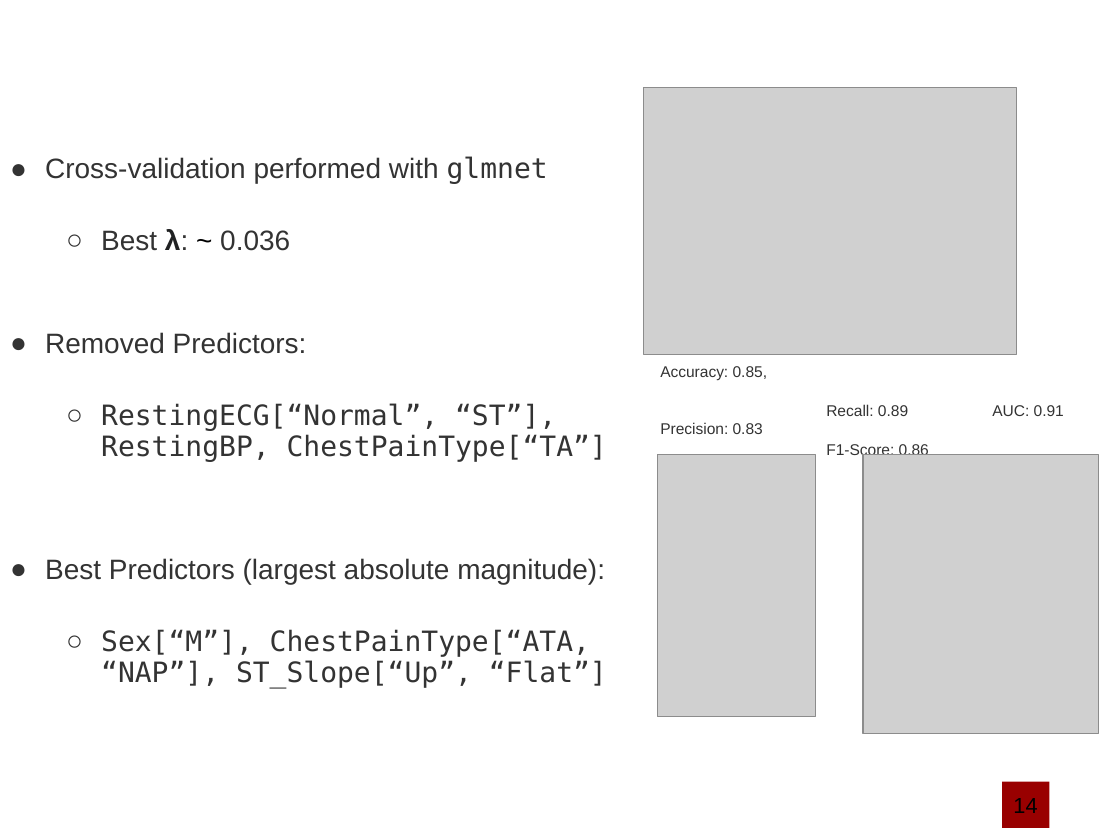
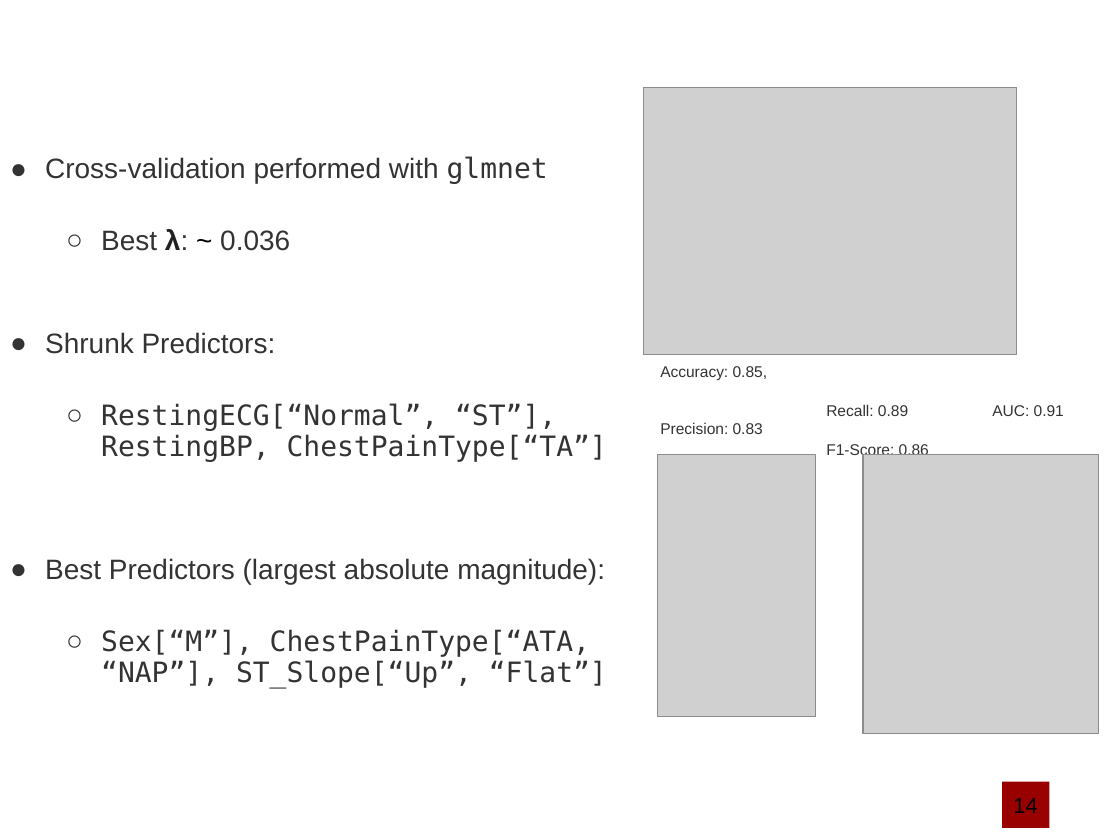
Before and after one commit to marcouderzo/CoronaryHeartDisease-Prediction, a slide deck: slide 17 of slides.pptx. Drawn at 1120x840 pixels with LibreOffice and Linux fonts; fonts in the diff are those of the drawing; grey boxes stand for pictures; background and template pictures are left out. Boxes give left, top, right and bottom in pixels: in the first picture for what was removed or moved away, otherwise in the second. Text is boxed around its words. In the diff, an @@ line names an element or a change of style, - is before the commit and + after.

```diff
--- a/slides.pptx
+++ b/slides.pptx
@@ text at bbox=[45, 332, 276, 354]: text changed @@
-● Removed Predictors:
+● Shrunk Predictors:
```
Also in this commit, not shown: 6 other slides changed.
